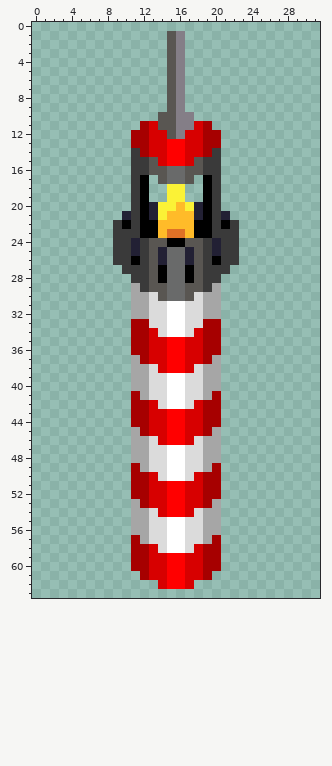
Pixel-art sprite -- sprites/lighthouse.png. The picture above was drawn from the file before the commit.
The file is 32x64 pixels.
Once edited:
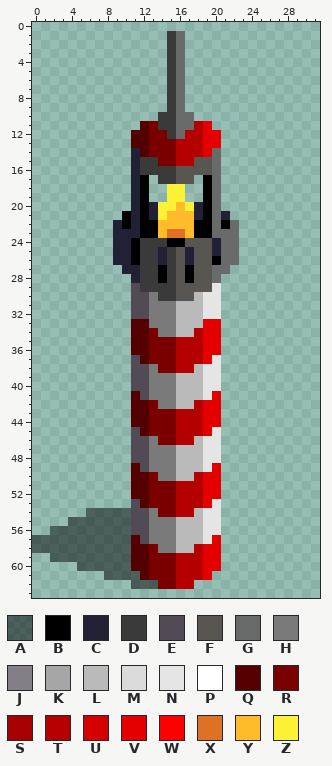
Palette (. is transparent): A #0000007d  B #000000  C #222034  D #3a3a3a  E #524a55  F #595652  G #696a6a  H #7a7a7a  J #847e87  K #a6a6a6  L #bababa  M #dbdbdb  N #e5e5e5  P #ffffff  Q #540000  R #7a0000  S #a60000  T #b50000  U #d70000  V #e50000  W #ff0000  X #df7126  Y #ffbb29  Z #fbf236
Changes in this commit:
Changed rows in their new state; - is an unchanged pixel.
first column x 0:
 1 ---------------DG------
 2 ---------------DG------
 3 ---------------DG------
 4 ---------------DG------
 5 ---------------DG------
 6 ---------------DG------
 7 ---------------DG------
 8 ---------------DG------
 9 ---------------DG------
10 --------------DDGG-----
11 ------------QRDDGGTV---
12 -----------QQRRDGTTVV--
13 -----------QQRRRTTTVV--
14 -----------CQRRRTTTVG--
15 -----------C-DRRTT-FG--
16 -----------C-DDDF--FG--
17 -----------C--DDF---G--
18 -----------C--------G--
19 -----------C--------G--
20 -----------C--------G--
21 ----------BC--------G--
22 ---------C-C--------G-G
23 ---------CCC--------GGG
24 ---------CCB-DD----F-GG
25 ---------CCB-D-DF--F-GG
26 ---------CC--D-DF--F-GG
27 ----------CC-D-DF--FGG-
28 -----------C-D-DF--FG--
29 -----------E-DDDF--FN--
30 -----------EEHDDF-LNN--
31 -----------EEHHHLLLNN--
32 -----------EEHHHLLLNN--
33 -----------QQHHHLLLVV--
34 -----------QQRHHLLTVV--
35 -----------QQRRRTTTVV--
36 -----------QQRRRTTTVV--
37 -----------EQRRRTTTVN--
38 -----------EEHRRTTLNN--
39 -----------EEHHHLLLNN--
40 -----------EEHHHLLLNN--
41 -----------QEHHHLLLNV--
42 -----------QQRHHLLTVV--
43 -----------QQRRRTTTVV--
44 -----------QQRRRTTTVV--
45 -----------EQRRRTTTVN--
46 -----------EEHRRTTLNN--
47 -----------EEHHHLLLNN--
48 -----------EEHHHLLLNN--
49 -----------QEHHHLLLNV--
50 -----------QQRHHLLTVV--
51 -----------QQRRRTTTVV--
52 -----------QQRRRTTTVV--
53 -----------EQRRRTTTVN--
54 ------AAAAAEEHRRTTLNN--
55 ----AAAAAAAEEHHHLLLNN--
56 --AAAAAAAAAEEHHHLLLNN--
57 AAAAAAAAAAAQEHHHLLLNV--
58 AAAAAAAAAAAQQRHHLLTVV--
59 --AAAAAAAAAQQRRRTTTVV--
60 -----AAAAAAQQRRRTTTVV--
61 --------AAAAQRRRTTTV---
62 -----------AAARRTT-----
Pixel boxes of the changes (left, top, right, bottom) in both pictures:
changed: (32, 31, 239, 589)
